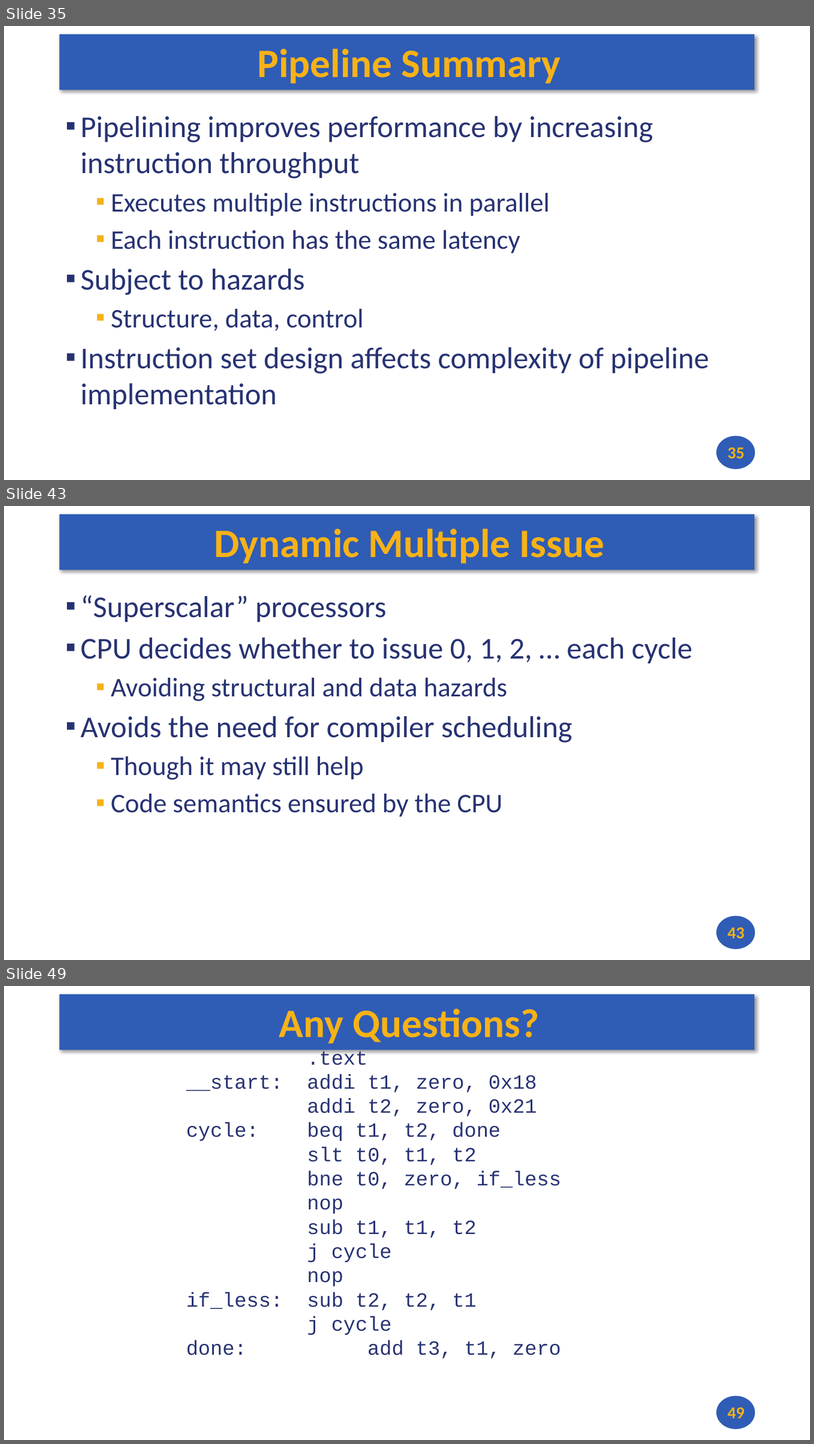
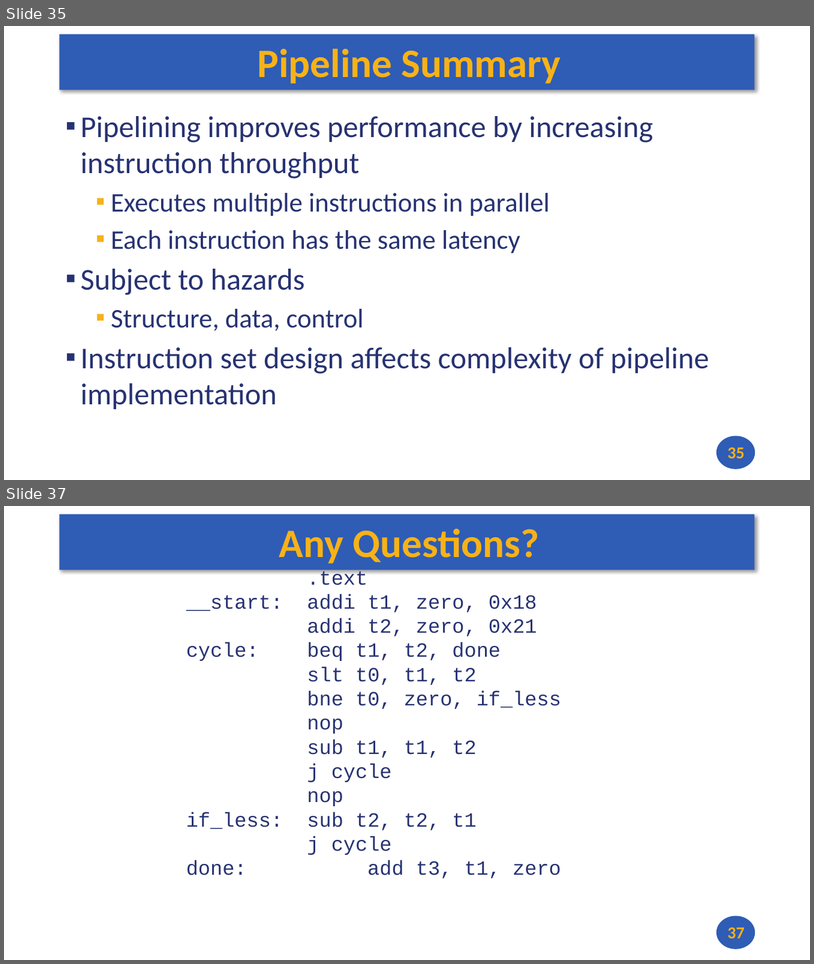
Before and after one commit to andrewt0301/hse-acos-course, a slide deck: docs/part1ca/10_Pipeline/CA_Lecture_10.pptx. Shown one above the other, each under a label of ours: slides 35, 43 and 49 before the commit, slides 35 and 37 after it; the slides between them are not shown. The pictures are 814x1444 and 814x964 pixels, drawn with LibreOffice and Linux fonts; fonts in the diff are those of the drawing. Boxes give left, top, right and bottom in pixels: in the first picture for what was removed or moved away, otherwise in the second. Text is boxed around its words. In the diff, an @@ line names an element or a change of style, - is before the commit and + after.

```diff
--- a/docs/part1ca/10_Pipeline/CA_Lecture_10.pptx
+++ b/docs/part1ca/10_Pipeline/CA_Lecture_10.pptx
@@ slide 43 removed at box(4, 506, 810, 960), background #FFFFFF; not listed: 2 template elements that a slide beside it also shows @@
@@ title removed at box(214, 528, 605, 564) @@
-Dynamic Multiple Issue
@@ text removed at box(81, 595, 693, 817) @@
-▪ “Superscalar” processors
-▪ CPU decides whether to issue 0, 1, 2, … each cycle
-  ▪ Avoiding structural and data hazards
-▪ Avoids the need for compiler scheduling
-  ▪ Though it may still help
-  ▪ Code semantics ensured by the CPU
@@ page number removed at box(728, 927, 744, 938) @@
-43
@@ what was slide 49 is now slide 37 @@
@@ page number at box(728, 927, 744, 938): text changed @@
-49
+37
```
Also in this commit, not shown: 1 slide changed, 11 other slides removed, 1 other file.
